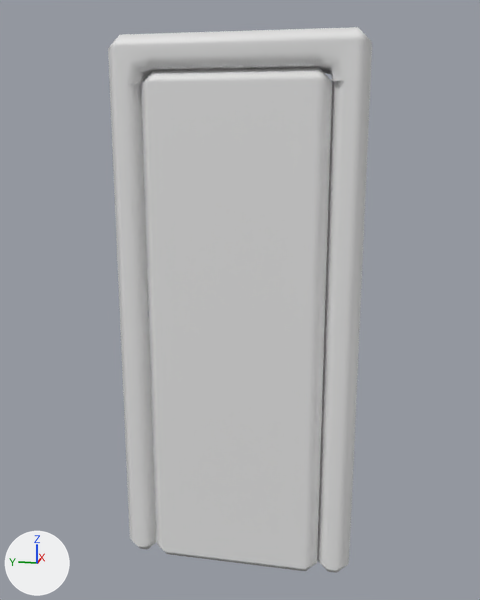
What one commit did to the FBX model Assets/PackageAsset/Honda 1/Clay/SM_Clay_Door_05.fbx.
Camera for both pictures: a 50 mm camera at (-0.367, -0.206, 0.629) aimed at (0.421, -0.048, 0.432). The lights are fixed; the arrows at lower left show +X, +Y and +Z. Where no turn or scale is listed for an object, it has been applied to the vertices.

Names of what the first picture shows: 'SM_Clay_Door_05'.
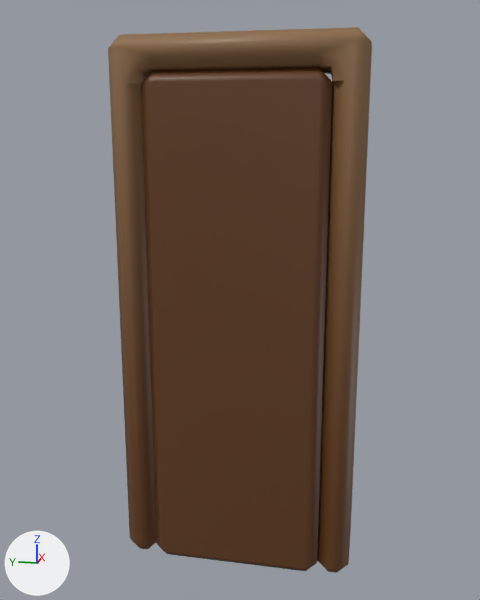
What the commit changed:
Picture 'T_All_01.png' (img_t_all_01_png) is new.
In material 'MI_Clay_01' (mat_mi_clay_01), base_color is no longer (0.8, 0.8, 0.8), white #e7e7e7.
In material 'MI_Clay_01' (mat_mi_clay_01), texture is now set to img_t_all_01_png.
me_cube_090_piece_041_piece_024 has 90 vertices, 92 faces and spans x 0.368..0.465, y -0.195..0.098, z 0.087..0.74.
me_cube_090_piece_041_piece_024 is used by ob_sm_clay_door_05; location (0.0, 0.0, 0.0).
me_cube_090_piece_041_piece_024 part 1: its shading normals changed.

Location of each change, (x1, y1, x2, y2) in pixels of the pictures (480 x 600 px):
'SM_Clay_Door_05', surface changed, shading changed (grey to brown): (108, 27, 372, 573) in both
